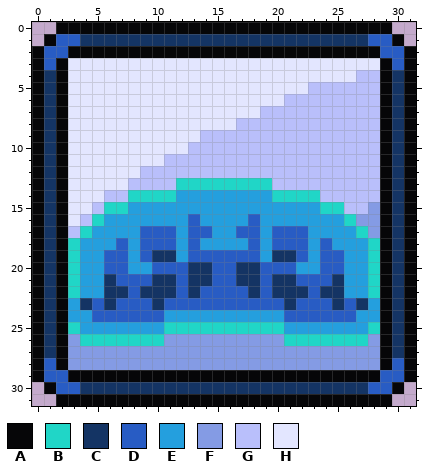
File history of a pixel-art file, Assets/Sprites/Power/Shield Power.aseprite. This is how it looked before the edit.
32x32 pixels, 1 frame.
Palette (. is transparent): A #060608  B #20d6c7  C #143464  D #285cc4  E #249fde  F #849be4  G #b9bffb  H #e3e6ff
Pixels before, first column x 0:
 0 ..AAAAAAAAAAAAAAAAAAAAAAAAAAAA..
 1 .ADDCCCCCCCCCCCCCCCCCCCCCCCCDDA.
 2 ADDAAAAAAAAAAAAAAAAAAAAAAAAAADDA
 3 ADAHHHHHHHHHHHHHHHHHHHHHHHHHHADA
 4 ACAHHHHHHHHHHHHHHHHHHHHHHHHGGACA
 5 ACAHHHHHHHHHHHHHHHHHHHHGGGGGGACA
 6 ACAHHHHHHHHHHHHHHHHHHGGGGGGGGACA
 7 ACAHHHHHHHHHHHHHHHHGGGGGGGGGGACA
 8 ACAHHHHHHHHHHHHHHGGGGGGGGGGGGACA
 9 ACAHHHHHHHHHHHGGGGGGGGGGGGGGGACA
10 ACAHHHHHHHHHHGGGGGGGGGGGGGGGGACA
11 ACAHHHHHHHHGGGGGGGGGGGGGGGGGGACA
12 ACAHHHHHHGGGGGGGGGGGGGGGGGGGGACA
13 ACAHHHHHGGGGBBBBBBBBGGGGGGGGGACA
14 ACAHHHGGBBBBEEEEEEEEBBBBGGGGGACA
15 ACAHHGBBEEEEEEEEEEEEEEEEBBGGFACA
16 ACAHGBEEEEEEEDEEEEDEEEEEEEBFFACA
17 ACAGBEEEEDDDEDDEEDDEDDDEEEEBFACA
18 ACABEEEDEDDDEDEEEEDEDDDEDEEEBACA
19 ACABEEDDEDCCEDDDDDDECCDEDDEEBACA
20 ACABEEDDEEDDDCCDDCCDDDEEDDEEBACA
21 ACABEECDDDCCDCCDDCCDCCDDDCEEBACA
22 ACABEECCDCCCDCDDDDCDCCCDCCEEBACA
23 ACAECDCDDDCDDDDDDDDDDCDDDCDCEACA
24 ACAEEDDDDDDEEEEEEEEEEDDDDDDEEACA
25 ACABEEEEEEEBBBBBBBBBBEEEEEEEBACA
26 ACAFBBBBBBBFFFFFFFFFFBBBBBBBFACA
27 ACAFFFFFFFFFFFFFFFFFFFFFFFFFFACA
28 ADAFFFFFFFFFFFFFFFFFFFFFFFFFFADA
29 ADDAAAAAAAAAAAAAAAAAAAAAAAAAADDA
30 .ADDCCCCCCCCCCCCCCCCCCCCCCCCDDA.
31 ..AAAAAAAAAAAAAAAAAAAAAAAAAAAA..
Now the later version:
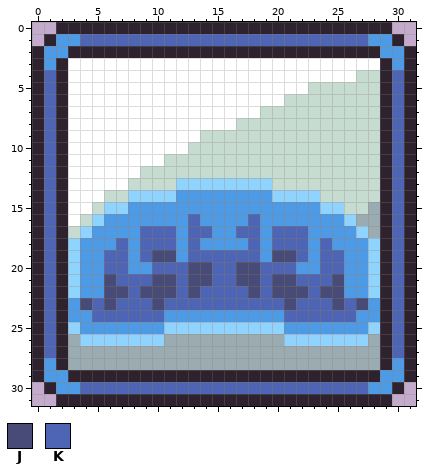
Colours new in this view: J #484a77  K #4d65b4
The edit:
Colour A changes from #060608 to #2e222f.
Colour B changes from #20d6c7 to #8fd3ff.
Colour E changes from #249fde to #4d9be6.
Colour F changes from #849be4 to #9babb2.
Colour G changes from #b9bffb to #c7dcd0.
Colour H changes from #e3e6ff to #ffffff.
Colour D becomes colour E in row 1 at x 2 to 3 and 28 to 29; in row 2 at x 1 to 2 and 29 to 30; in row 3 at x 1 and 30; in row 28 at x 1 and 30; in row 29 at x 1 to 2 and 29 to 30; in row 30 at x 2 to 3 and 28 to 29.
Colour C becomes colour J in row 19 at x 10 to 11 and 20 to 21; in row 20 at x 13 to 14 and 17 to 18; in row 21 at x 6, 10 to 11, 13 to 14, 17 to 18, 20 to 21 and 25; in row 22 at x 6 to 7, 9 to 11, 13, 18, 20 to 22 and 24 to 25; in row 23 at x 4, 6, 10, 21, 25 and 27.
Colour C becomes colour K in row 1 at x 4 to 27; in rows 4 to 27 at x 1 and 30; in row 30 at x 4 to 27.
Colour D becomes colour K in row 16 at x 13 and 18; in row 17 at x 9 to 11, 13 to 14, 17 to 18 and 20 to 22; in row 18 at x 7, 9 to 11, 13, 18, 20 to 22 and 24; in row 19 at x 6 to 7, 9, 13 to 18, 22 and 24 to 25; in row 20 at x 6 to 7, 10 to 12, 15 to 16, 19 to 21 and 24 to 25; in row 21 at x 7 to 9, 12, 15 to 16, 19 and 22 to 24.
Colour D becomes colour K in row 22 at x 8, 12, 14 to 17, 19 and 23; in row 23 at x 5, 7 to 9, 11 to 20, 22 to 24 and 26; in row 24 at x 5 to 10 and 21 to 26.
